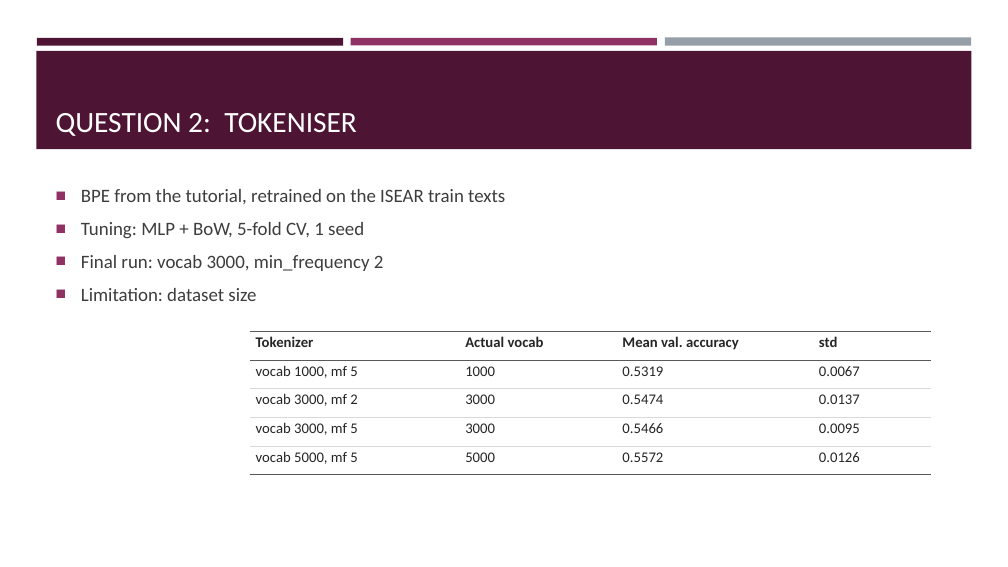
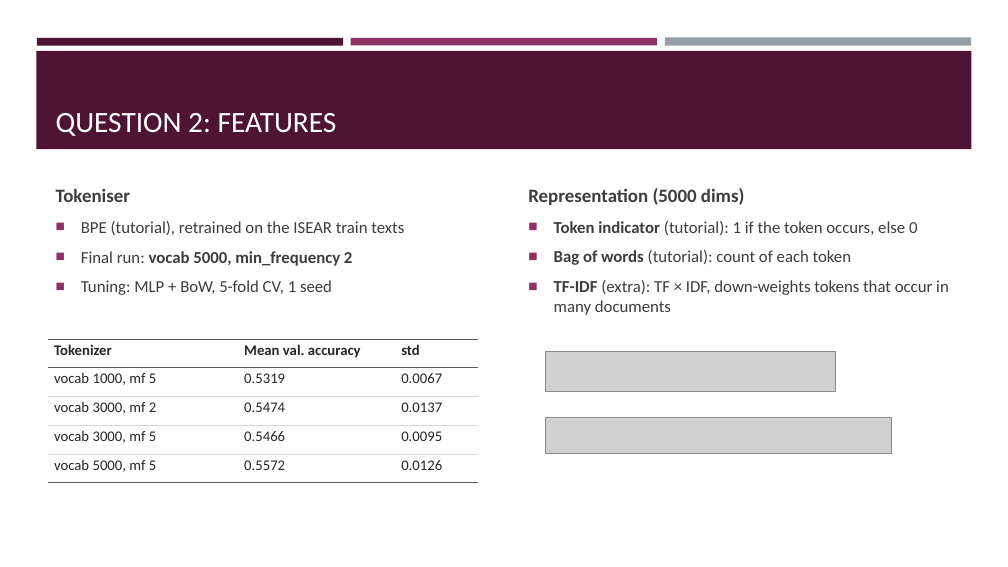
Before and after one commit to PepBaggen/nlp1-project, a slide deck: slide 3 of project1/NLP1_Project1_slides.pptx. Drawn at 1008x567 pixels with LibreOffice and Linux fonts; fonts in the diff are those of the drawing; grey boxes stand for pictures. Boxes give left, top, right and bottom in pixels: in the first picture for what was removed or moved away, otherwise in the second. Text is boxed around its words. In the diff, an @@ line names an element or a change of style, - is before the commit and + after.

```diff
--- a/project1/NLP1_Project1_slides.pptx
+++ b/project1/NLP1_Project1_slides.pptx
@@ title at [56, 113, 337, 136]: text changed @@
-QUESTION 2: TOKENISER
+QUESTION 2: FEATURES
@@ text at [56, 188, 404, 266]: text changed; size 18 to 16 pt @@
-■ BPE from the tutorial, retrained on the ISEAR train texts
+Tokeniser
+■ BPE (tutorial), retrained on the ISEAR train texts
+■ Final run: vocab 5000, min_frequency 2
@@ text added at [528, 188, 949, 315], 16 pt, text #3D3D3D @@
+Representation (5000 dims)
+■ Token indicator (tutorial): 1 if the token occurs, else 0
+■ Bag of words (tutorial): count of each token
+■ TF-IDF (extra): TF × IDF, down-weights tokens that occur in many documents
@@ text at [81, 255, 384, 301]: paragraphs removed @@
-■ Final run: vocab 3000, min_frequency 2
-■ Limitation: dataset size
@@ text at [81, 280, 332, 295]: size 18 to 16 pt in "Tuning: MLP + BoW, 5-fold CV, 1 ..." @@
@@ table at [48, 339, 479, 482] @@
-column 2: Actual vocab | 1000 | 3000 | 3000 | 5000
@@ table: place and size @@
-table at [250, 331, 931, 475]
+table at [48, 339, 479, 482]
@@ picture added at [546, 352, 836, 392] @@
@@ picture added at [546, 417, 892, 454] @@
```
Also in this commit, not shown: 5 other slides changed, 1 slide removed, 2 other files.
